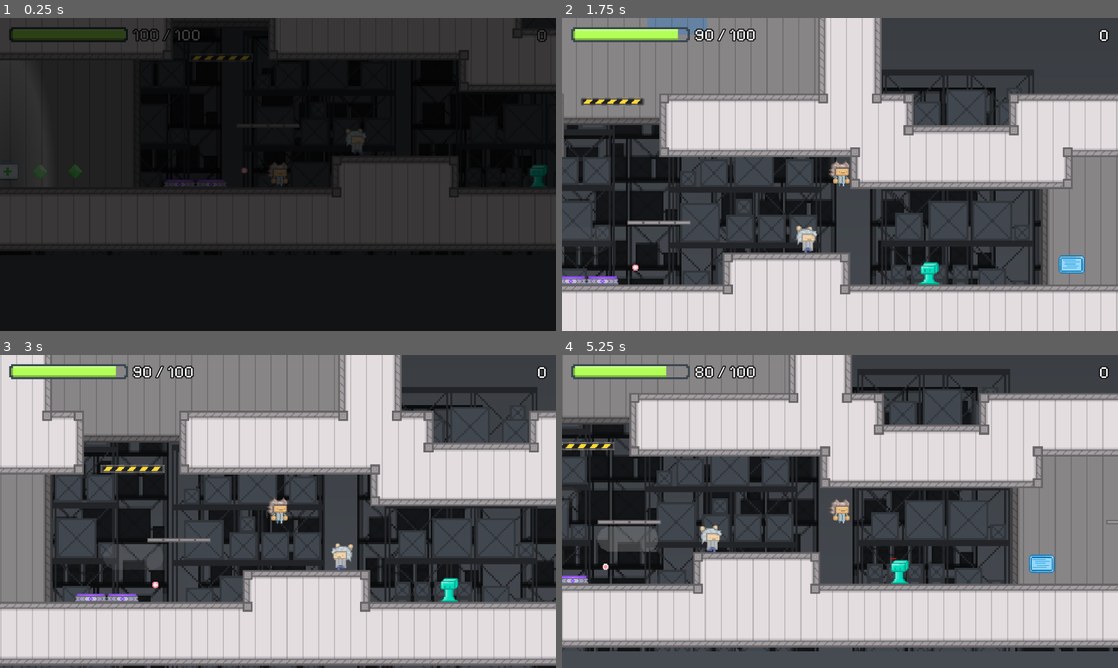
Above: before the commit, frames 1-4 (two rows, left to right).
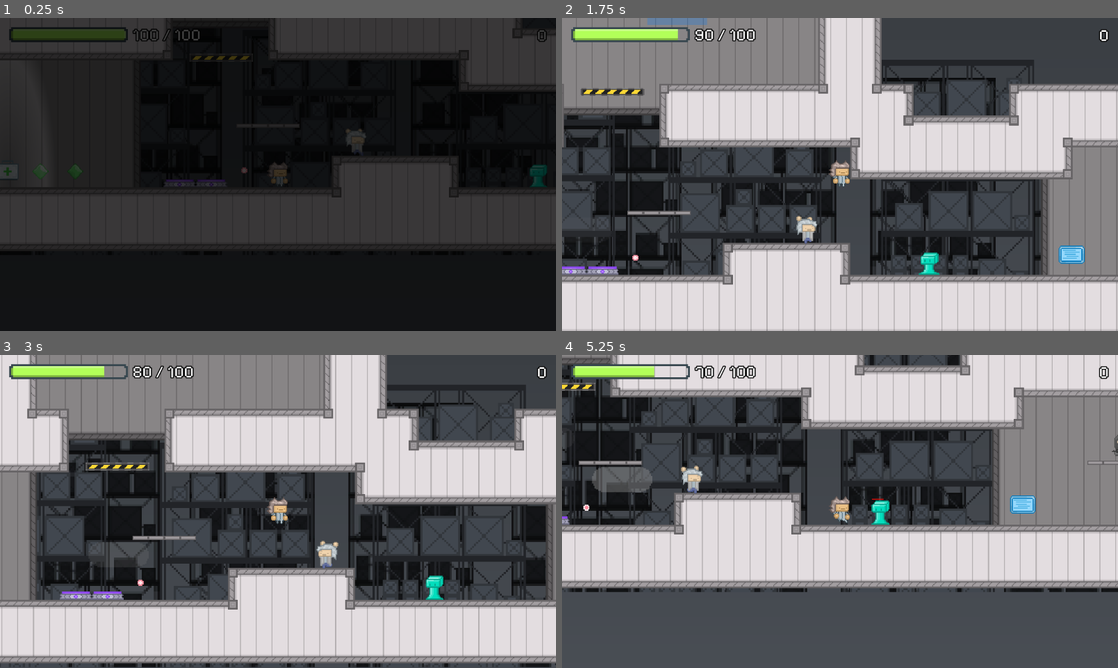
Above: after the commit, the same moments.

Repository: Brian-Magnuson/lab_escape_gd
Game: Godot game, scene res://scenes/level_0.tscn
The game is run twice, just before and just after one commit, with the same random seed, the same clock (stepped at 60 frames per second) and the same inputs.
Inputs (mouse positions are in pixels of both pictures, inside the frame that each line leads up to):
- Up to frame 1 (0.25 s): no input
- Up to frame 2 (1.75 s): move the mouse to (962, 158) at 0.52 s; hold Space (jump) 0.53-1.28 s; hold D (move_right) from 0.53 s (still down); move the mouse to (728, 190) at 1.27 s; click (728, 190) at 1.35 s; tap Space (jump) at 1.52, 1.55 s
- Up to frame 3 (3 s): tap Space (jump) at 1.82, 2.3, 2.85 s; move the mouse to (333, 442) at 2.02 s; release D (move_right) at 2.03 s; hold A (move_left) 2.03-2.78 s; hold E (interact) 2.03-2.78 s; move the mouse to (250, 574) at 2.77 s; hold D (move_right) from 2.78 s (still down)
- Up to frame 4 (5.25 s): tap Space (jump) at 3.02, 3.32, 3.77, 3.8, 4.07, 4.52, 4.55, 4.82 s; move the mouse to (1006, 558) at 3.52 s; press the mouse at (1006, 558) at 3.53 s; move the mouse to (673, 464) at 4.27 s; release D (move_right) at 4.28 s; release the mouse at (673, 464) at 4.28 s; hold A (move_left) 4.28-5.03 s; tap E (interact) at 4.35 s; move the mouse to (867, 511) at 5.02 s; hold D (move_right) from 5.03 s (still down); hold Space (jump) from 5.03 s (still down)

The runs differ from the first frame. In frame 2, 26% of the frame differs, in the area x 0-100%, y 0-100%; in frame 3, 31%; in frame 4, 78%, in the area x 0-100%, y 0-95%.

Commit message:
Add feature to allow player to jump different heights

Diff:
--- a/scenes/level_0.tscn
+++ b/scenes/level_0.tscn
@@ -686,6 +686,7 @@
 texture = ExtResource("3_trrqm")
 lifetime = 20.0
 randomness = 1.0
+visibility_rect = Rect2(-100, -100, 600, 200)
 process_material = SubResource("ParticleProcessMaterial_m44w4")
 
 [node name="BackgroundTiles" type="TileMapLayer" parent="Background"]
--- a/scripts/player.gd
+++ b/scripts/player.gd
@@ -40,7 +40,11 @@
 func _physics_process(delta: float) -> void:
 	# Add the gravity.
 	if not is_on_floor():
-		velocity += get_gravity() * delta
+		# Keep holding jump to jump higher
+		if Input.is_action_pressed("jump"):
+			velocity += get_gravity() * delta
+		else:
+			velocity += get_gravity() * delta * 1.8
 
 	# Handle jump.
 	if can_move and can_jump:
